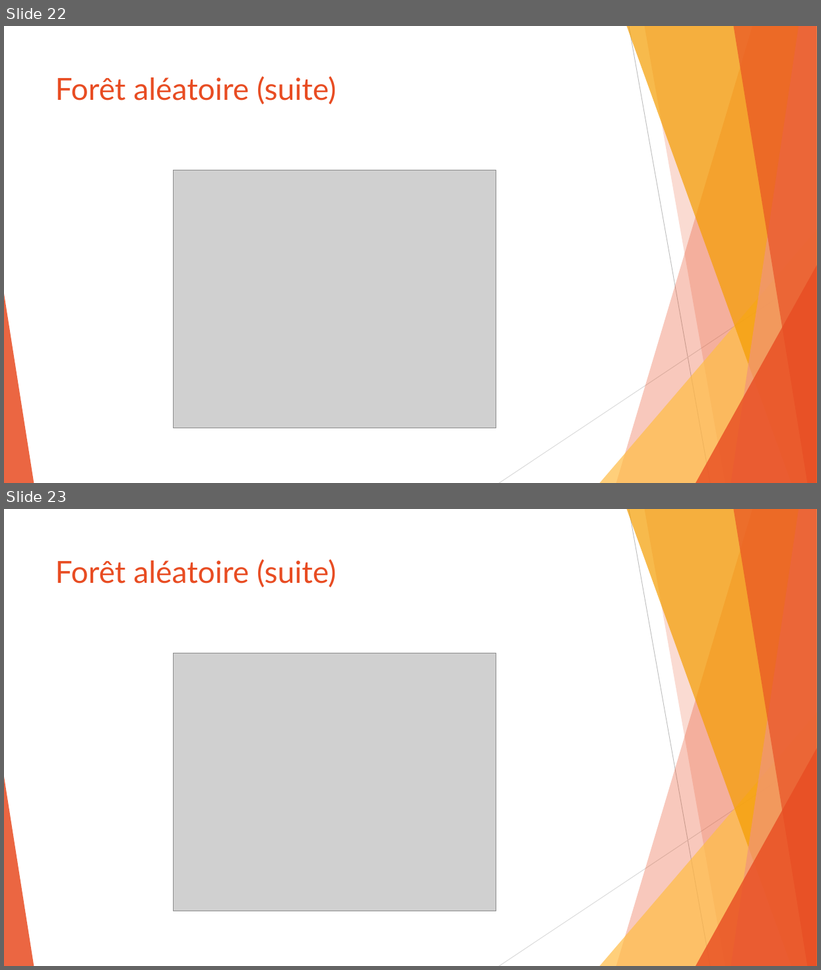
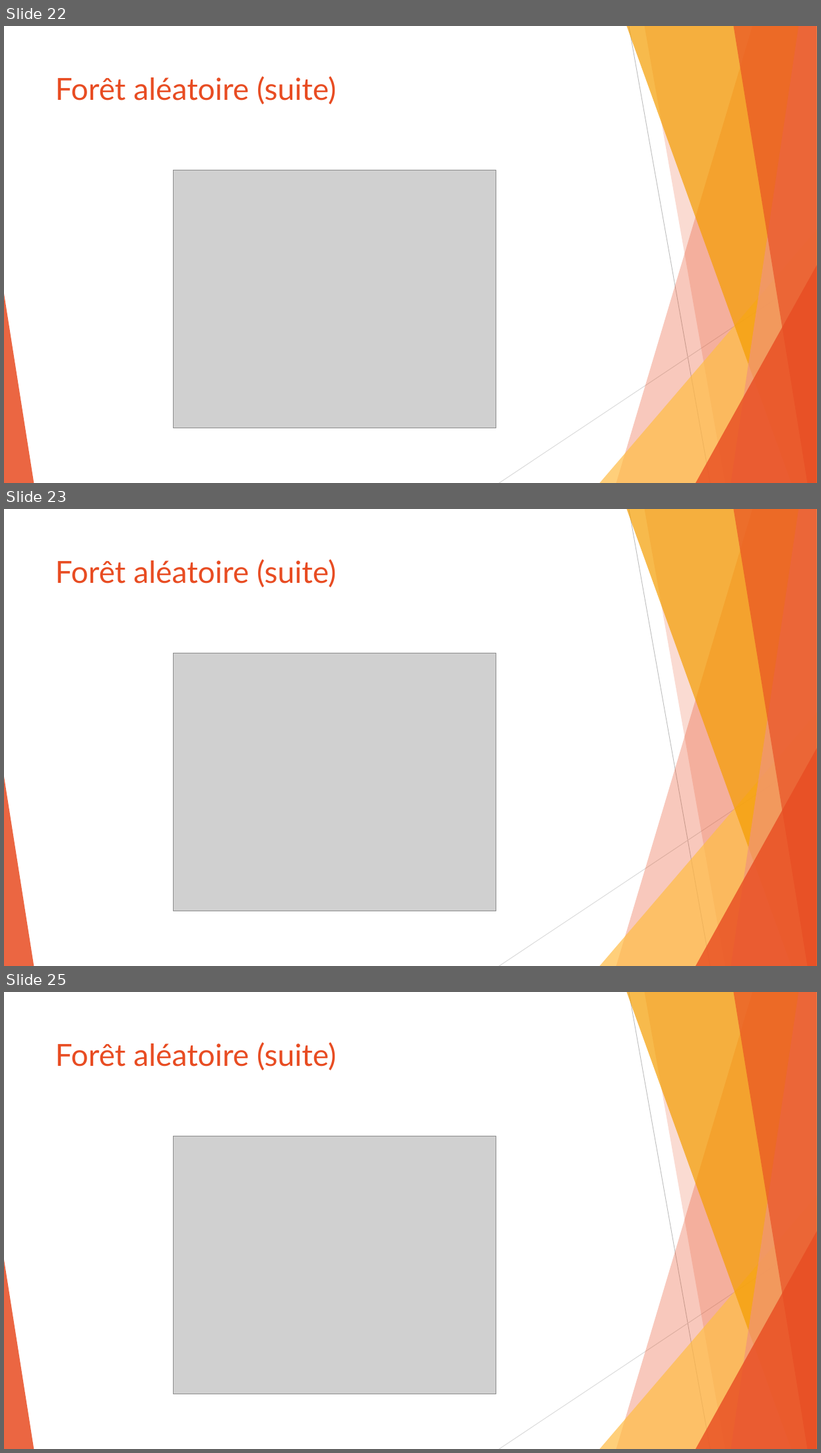
Before and after one commit to SamuelProvencher/TP-Apprentissage, a slide deck: PP.pptx. Shown one above the other, each under a label of ours: slides 22 and 23 before the commit, slides 22, 23 and 25 after it; the slides between them are not shown. The pictures are 821x970 and 821x1453 pixels, drawn with LibreOffice and Linux fonts; fonts in the diff are those of the drawing; grey boxes stand for pictures. Boxes give left, top, right and bottom in pixels: in the first picture for what was removed or moved away, otherwise in the second. Text is boxed around its words. In the diff, an @@ line names an element or a change of style, - is before the commit and + after.

```diff
--- a/PP.pptx
+++ b/PP.pptx
@@ slide 23 added at [4,509,817,966], background #FFFFFF; not listed: 10 template elements that a slide beside it also shows @@
@@ title added at [55,559,336,588], 36 pt, text #E84C22 @@
+Forêt aléatoire (suite)
@@ picture added at [174,653,496,912] @@
@@ what was slide 23 is now slide 25 @@
```
Also in this commit, not shown: 1 other slide added.
